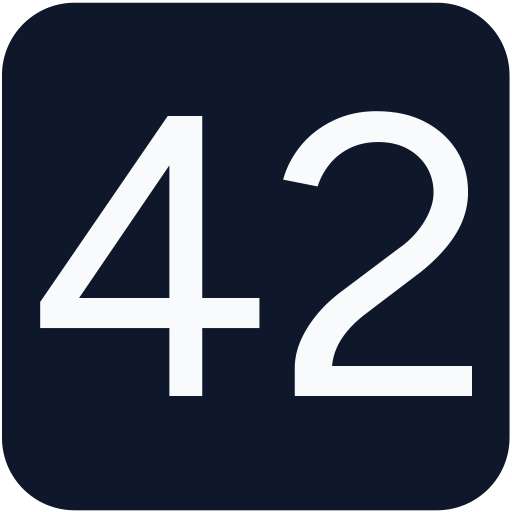
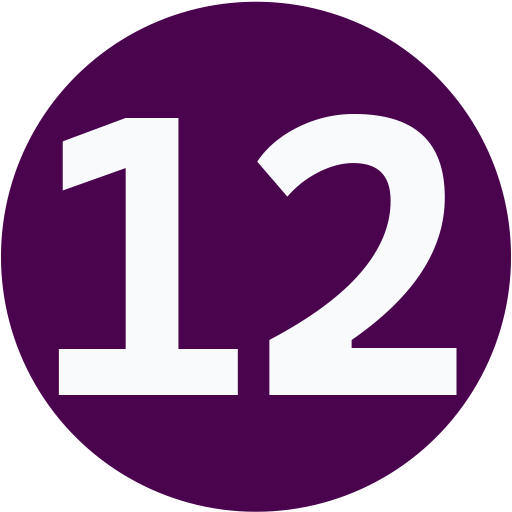
Layer changes from the first (512, 512) image to the second:
added group "Player 12" with 2 layers above "Player 11" over left=1, top=1, right=511, bottom=512
added layer "12" in group "Player 12" over left=58, top=114, right=457, bottom=395
added layer (unnamed layer) (1st of 13, in "Player 12") in group "Player 12" over left=1, top=1, right=511, bottom=512
moved "42" (2nd of 2, in "42") into group "42" over left=40, top=111, right=472, bottom=396
moved (unnamed layer) (13th of 13, in "42") into group "42" over left=2, top=2, right=510, bottom=511
